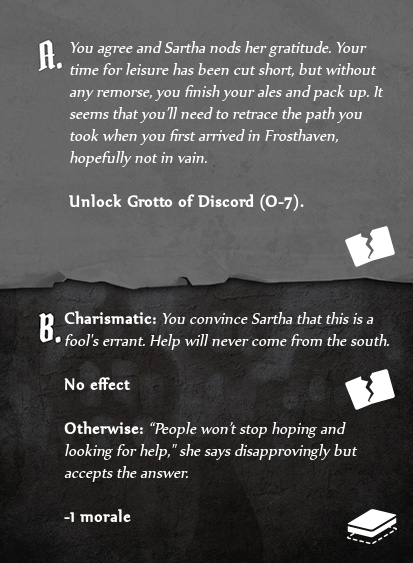
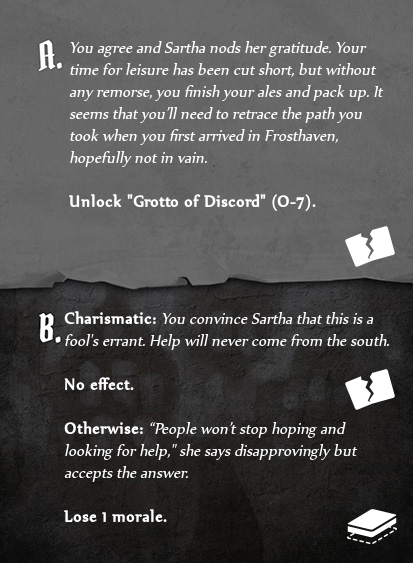
Layered file, before and after one edit (413 × 563). Changes by layer:
painted on "You agree and Sartha nods her ..." over [127, 194, 316, 211]
painted on "Charismatic: You convince Sart..." over [64, 387, 167, 523]
